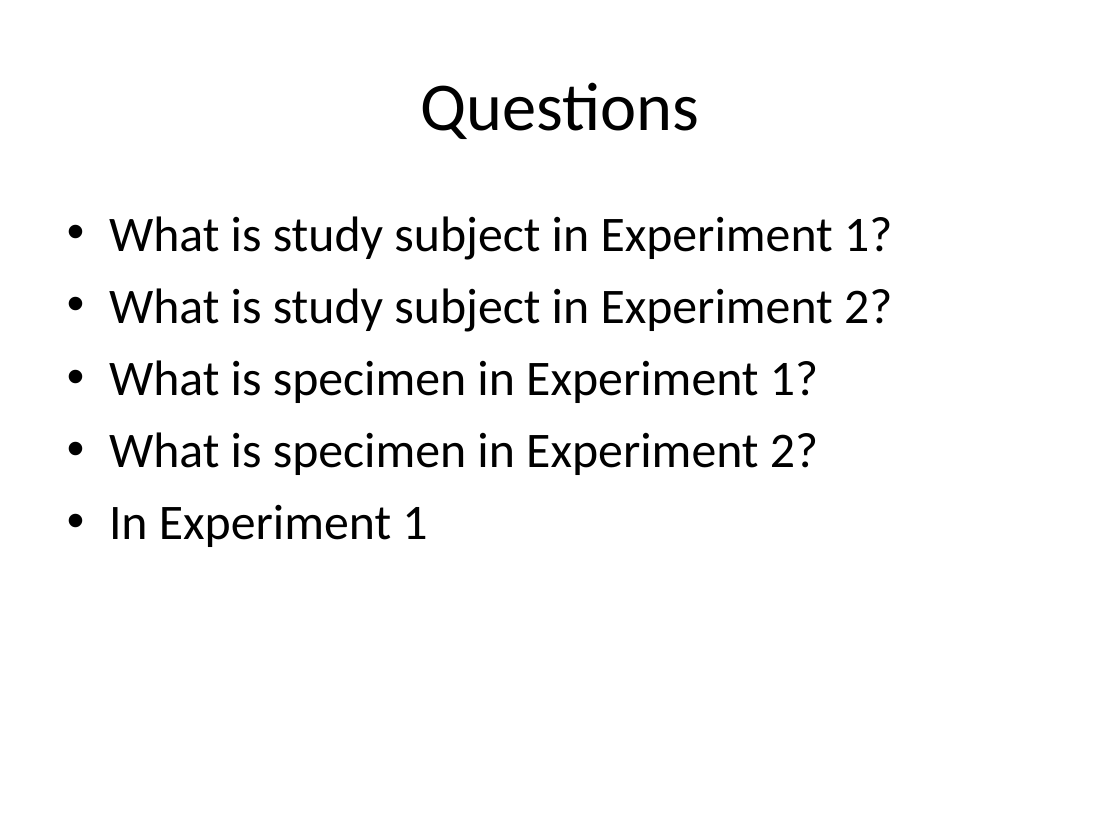
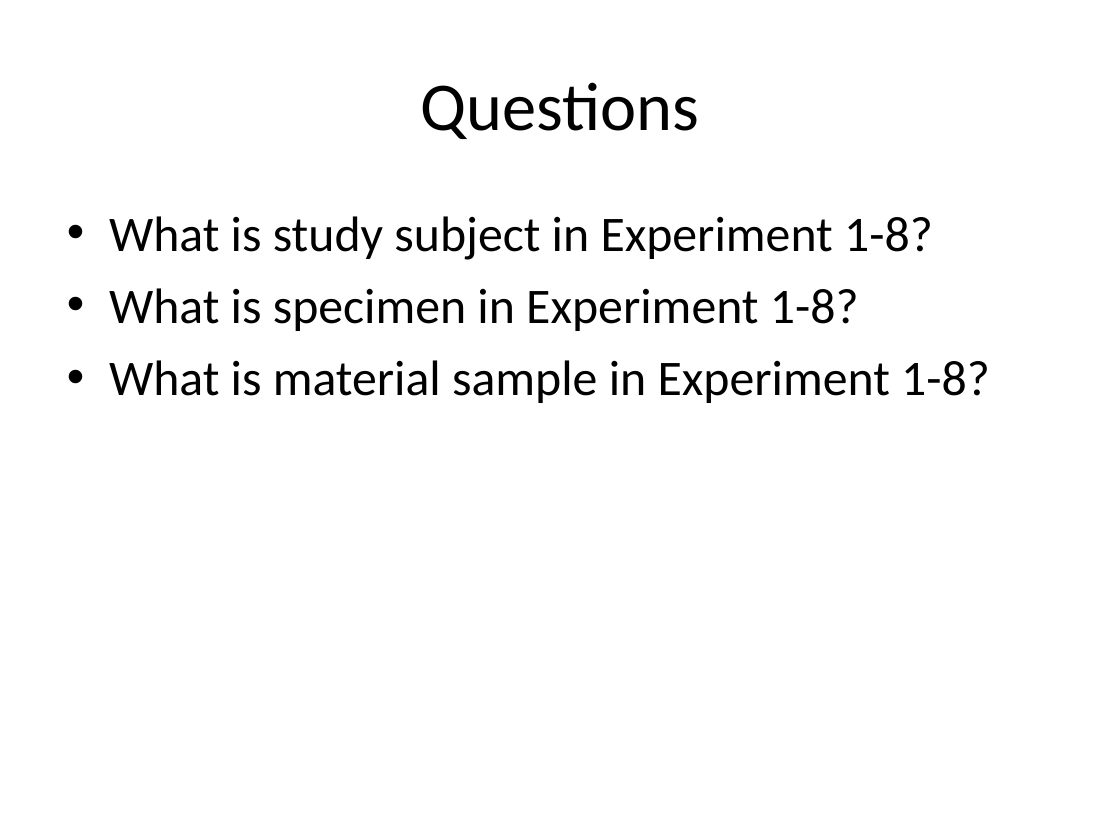
Before and after one commit to obi-ontology/obi-legacy-svn, a slide deck: slide 11 of trunk/docs/presentations/OBI workshop May 2012 Ann Arbor/Specimen/specimen.ppt (slide 9 before the commit). Drawn at 1120x840 pixels with LibreOffice and Linux fonts; fonts in the diff are those of the drawing. Boxes give left, top, right and bottom in pixels: in the first picture for what was removed or moved away, otherwise in the second. Text is boxed around its words. In the diff, an @@ line names an element or a change of style, - is before the commit and + after.

```diff
--- a/trunk/docs/presentations/OBI workshop May 2012 Ann Arbor/Specimen/specimen.ppt
+++ b/trunk/docs/presentations/OBI workshop May 2012 Ann Arbor/Specimen/specimen.ppt
@@ text at <box>109,216,990,403</box>: text changed @@
-• What is study subject in Experiment 1?
-• What is study subject in Experiment 2?
-• What is specimen in Experiment 1?
-• What is specimen in Experiment 2?
-• In Experiment 1
+• What is study subject in Experiment 1-8?
+• What is specimen in Experiment 1-8?
+• What is material sample in Experiment 1-8?
```
Also in this commit, not shown: 1 other slide changed, 5 slides added, 1 slide removed, 2 other files.
